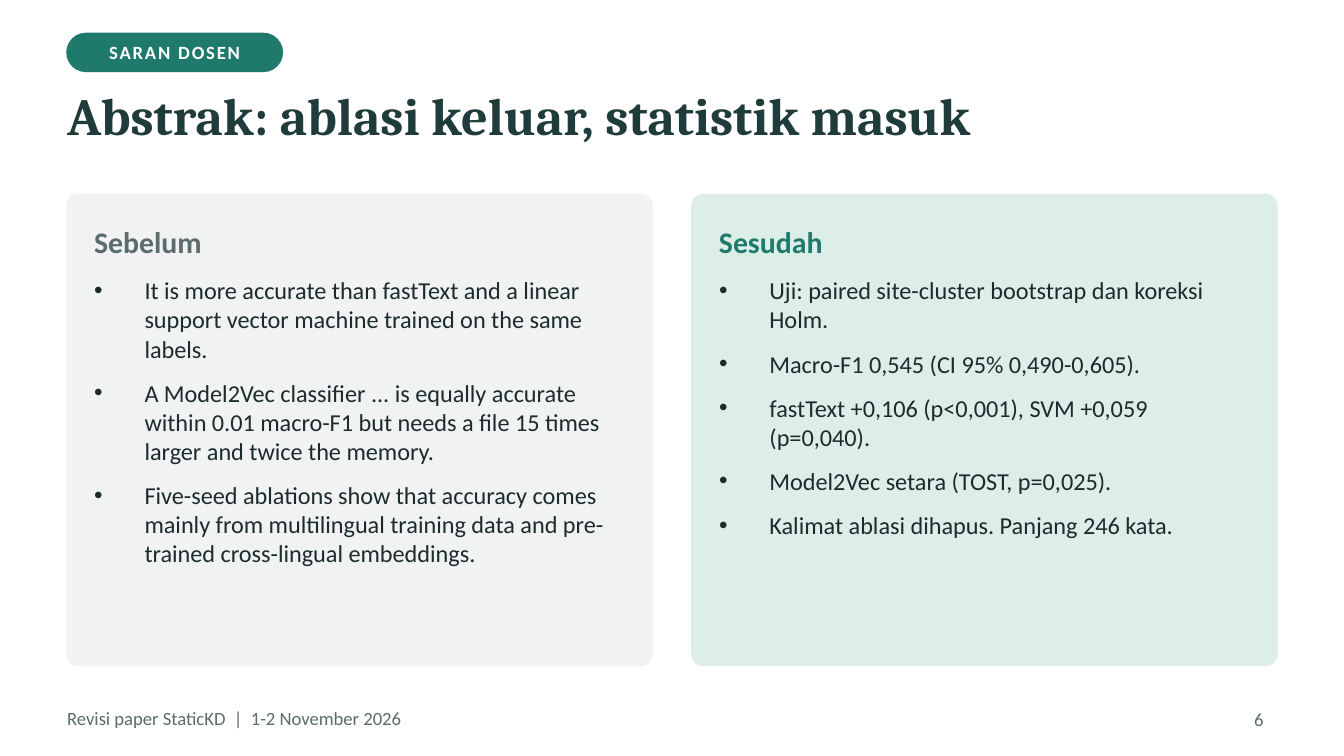
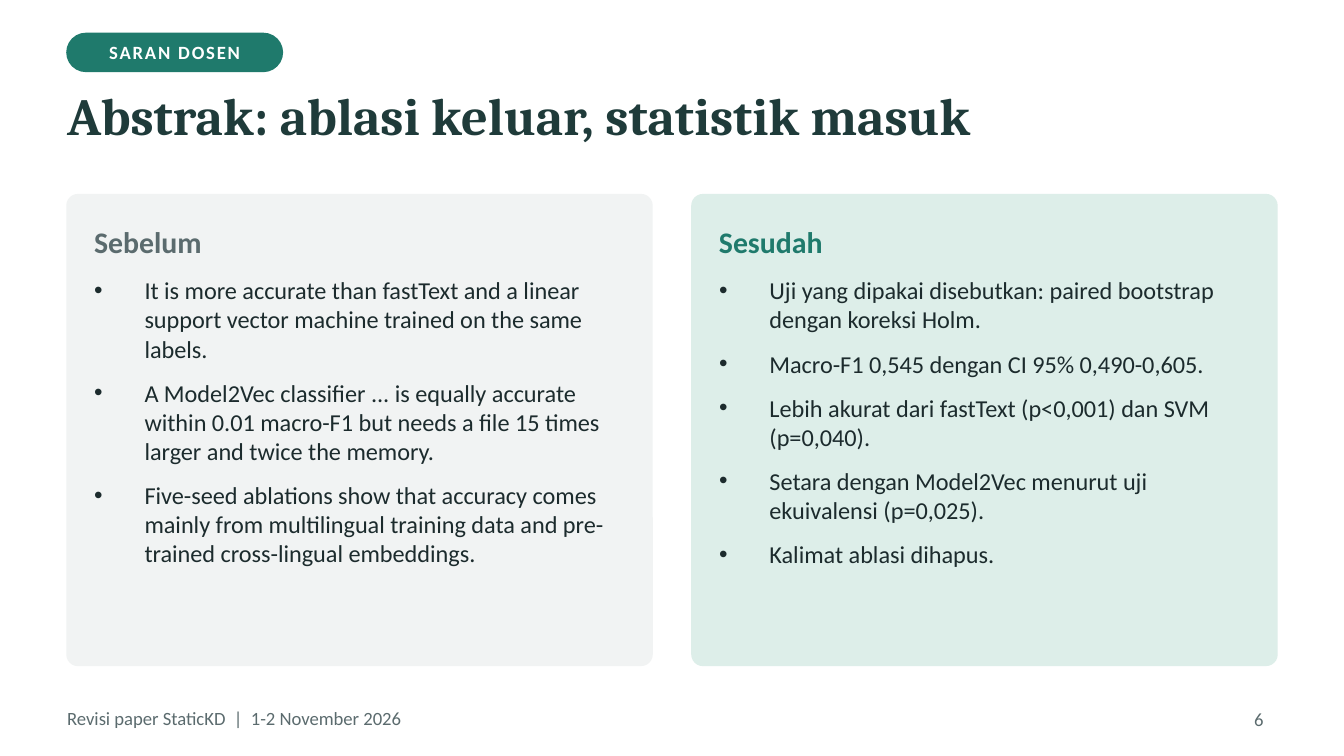
Before and after one commit to obikastanya/iptc_lightweight_label_detection, a slide deck: slide 6 of reviewer_feedback/revision_slides.pptx. Drawn at 1344x756 pixels with LibreOffice and Linux fonts; fonts in the diff are those of the drawing. Boxes give left, top, right and bottom in pixels: in the first picture for what was removed or moved away, otherwise in the second. Text is boxed around its words. In the diff, an @@ line names an element or a change of style, - is before the commit and + after.

```diff
--- a/reviewer_feedback/revision_slides.pptx
+++ b/reviewer_feedback/revision_slides.pptx
@@ text at bbox=[769, 282, 1214, 567]: text changed @@
-• Uji: paired site-cluster bootstrap dan koreksi Holm.
-• Macro-F1 0,545 (CI 95% 0,490-0,605).
-• fastText +0,106 (p<0,001), SVM +0,059 (p=0,040).
-• Model2Vec setara (TOST, p=0,025).
-• Kalimat ablasi dihapus. Panjang 246 kata.
+• Uji yang dipakai disebutkan: paired bootstrap dengan koreksi Holm.
+• Macro-F1 0,545 dengan CI 95% 0,490-0,605.
+• Lebih akurat dari fastText (p<0,001) dan SVM (p=0,040).
+• Setara dengan Model2Vec menurut uji ekuivalensi (p=0,025).
+• Kalimat ablasi dihapus.
```
Also in this commit, not shown: 3 other slides changed, 4 slides added, 8 slides removed.
